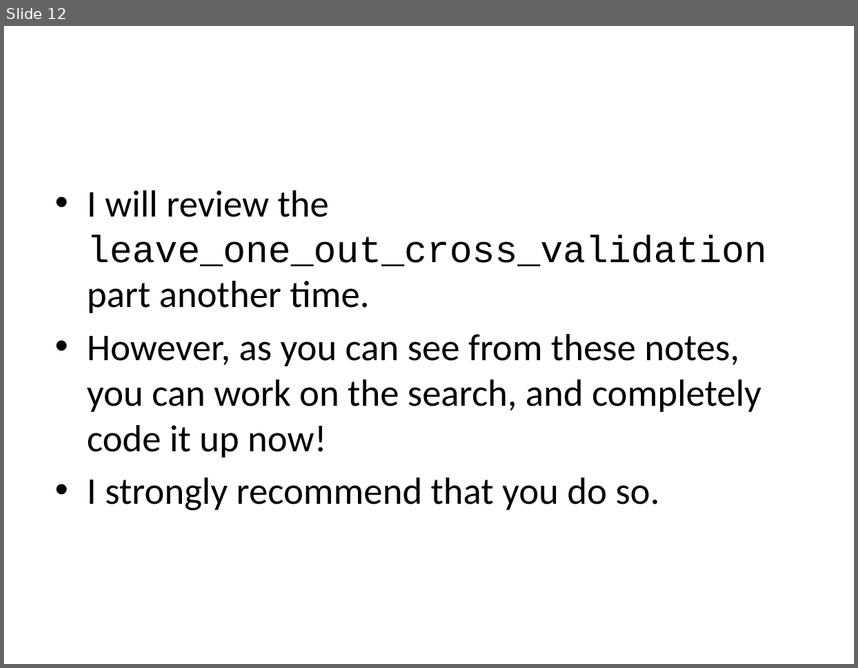
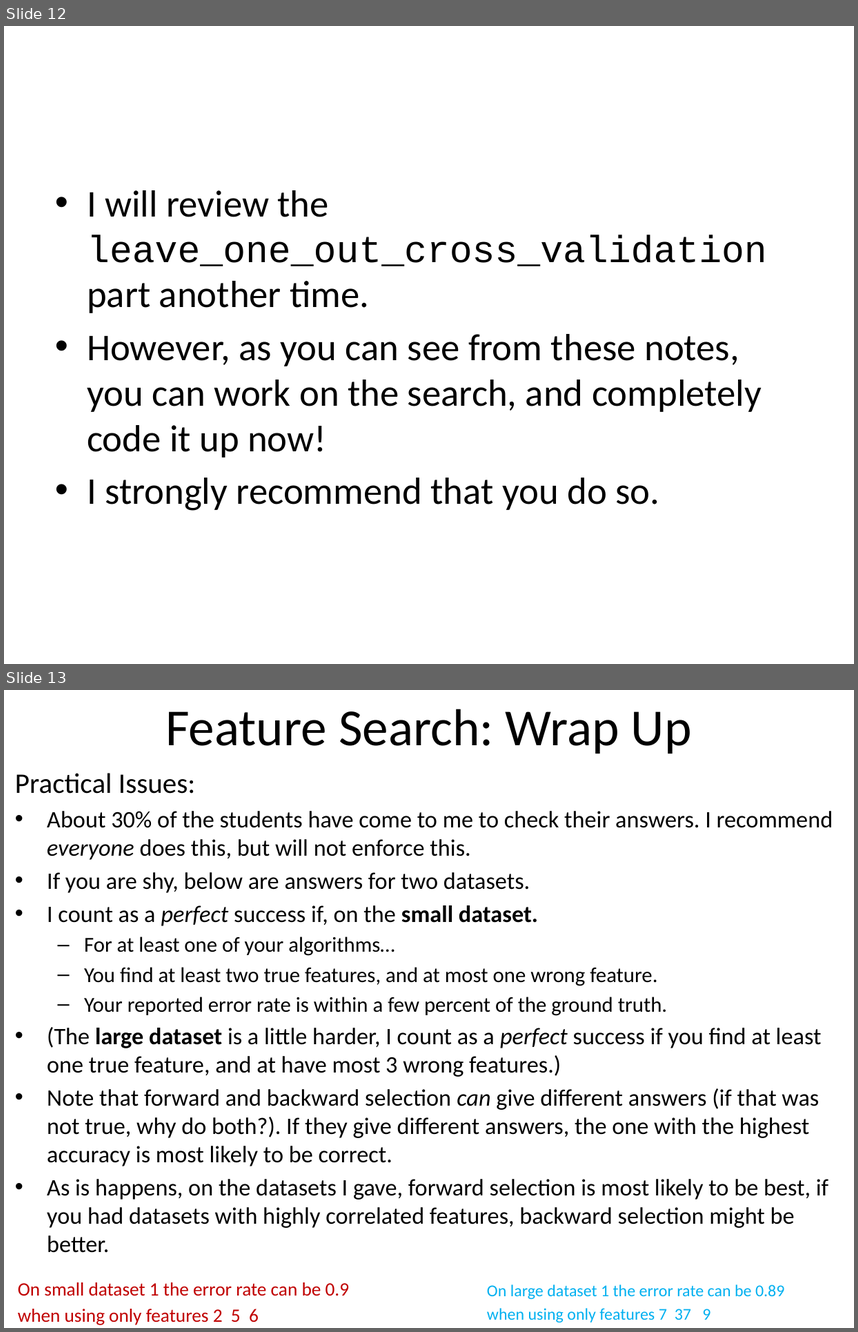
Before and after one commit to ader003/cs170-FSwNN, a slide deck: Project 2 Specifications/Project_2_hints.pptx. Shown one above the other, each under a label of ours: slide 12 before the commit, slides 12 and 13 after it. The pictures are 858x668 and 858x1332 pixels, drawn with LibreOffice and Linux fonts; fonts in the diff are those of the drawing. Boxes give left, top, right and bottom in pixels: in the first picture for what was removed or moved away, otherwise in the second. Text is boxed around its words. In the diff, an @@ line names an element or a change of style, - is before the commit and + after.

```diff
--- a/Project 2 Specifications/Project_2_hints.pptx
+++ b/Project 2 Specifications/Project_2_hints.pptx
@@ slide 13 added at (x1=4, y1=690, x2=854, y2=1328), background #FFFFFF @@
@@ title added at (x1=165, y1=709, x2=692, y2=753), 44 pt, text #000000 @@
+Feature Search: Wrap Up
@@ text added at (x1=15, y1=773, x2=833, y2=1252), 20 pt, text #000000 @@
+Practical Issues:
+• About 30% of the students have come to me to check their answers. I recommend everyone does this, but will not enforce this.
+• If you are shy, below are answers for two datasets.
+• I count as a perfect success if, on the small dataset.
+  – For at least one of your algorithms…
+  – You find at least two true features, and at most one wrong feature.
+  – Your reported error rate is within a few percent of the ground truth.
+• (The large dataset is a little harder, I count as a perfect success if you find at least one true feature, and at have most 3 wrong features.)
+• Note that forward and backward selection can give different answers (if that was not true, why do both?). If they give different answers, the one with the highest accuracy is most likely to be correct.
+• As is happens, on the datasets I gave, forward selection is most likely to be best, if you had datasets with highly correlated features, backward selection might be better.
@@ text added at (x1=18, y1=1282, x2=350, y2=1325), 16 pt, text #C00000 @@
+On small dataset 1 the error rate can be 0.9
+when using only features 2 5 6
@@ text added at (x1=487, y1=1284, x2=784, y2=1322), 14 pt, text #00B0F0 @@
+On large dataset 1 the error rate can be 0.89
+when using only features 7 37 9
```
Also in this commit, not shown: 20 other slides added, 8 other files.
